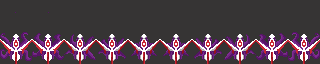
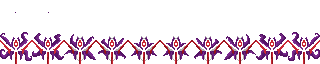
Layers edited between the first and the second 320x64 image:
hid "Layer 0" over [0, 0, 320, 64]
